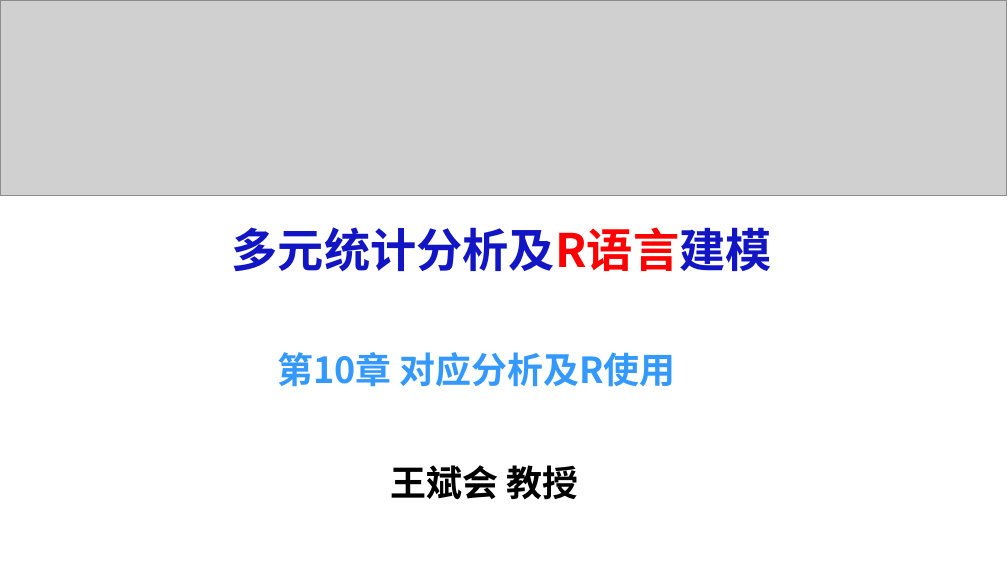
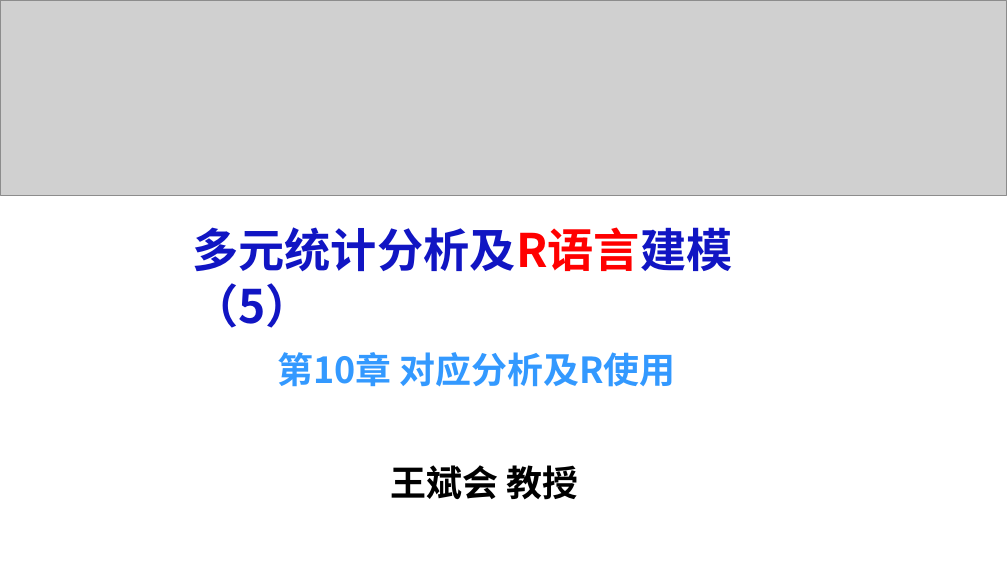
Before and after one commit to jdwbh/mvstats5, a slide deck: slide 1 of pptx/第10章 对应分析.pptx. Drawn at 1008x567 pixels with LibreOffice and Linux fonts; fonts in the diff are those of the drawing; grey boxes stand for pictures; background and template pictures are left out. Boxes give left, top, right and bottom in pixels: in the first picture for what was removed or moved away, otherwise in the second. Text is boxed around its words. In the diff, an @@ line names an element or a change of style, - is before the commit and + after.

```diff
--- a/pptx/第10章 对应分析.pptx
+++ b/pptx/第10章 对应分析.pptx
@@ text at [192, 227, 732, 328]: text changed @@
-多元统计分析及R语言建模
+多元统计分析及R语言建模（5）
```
Also in this commit, not shown: 1 other slide changed, 12 other files.
